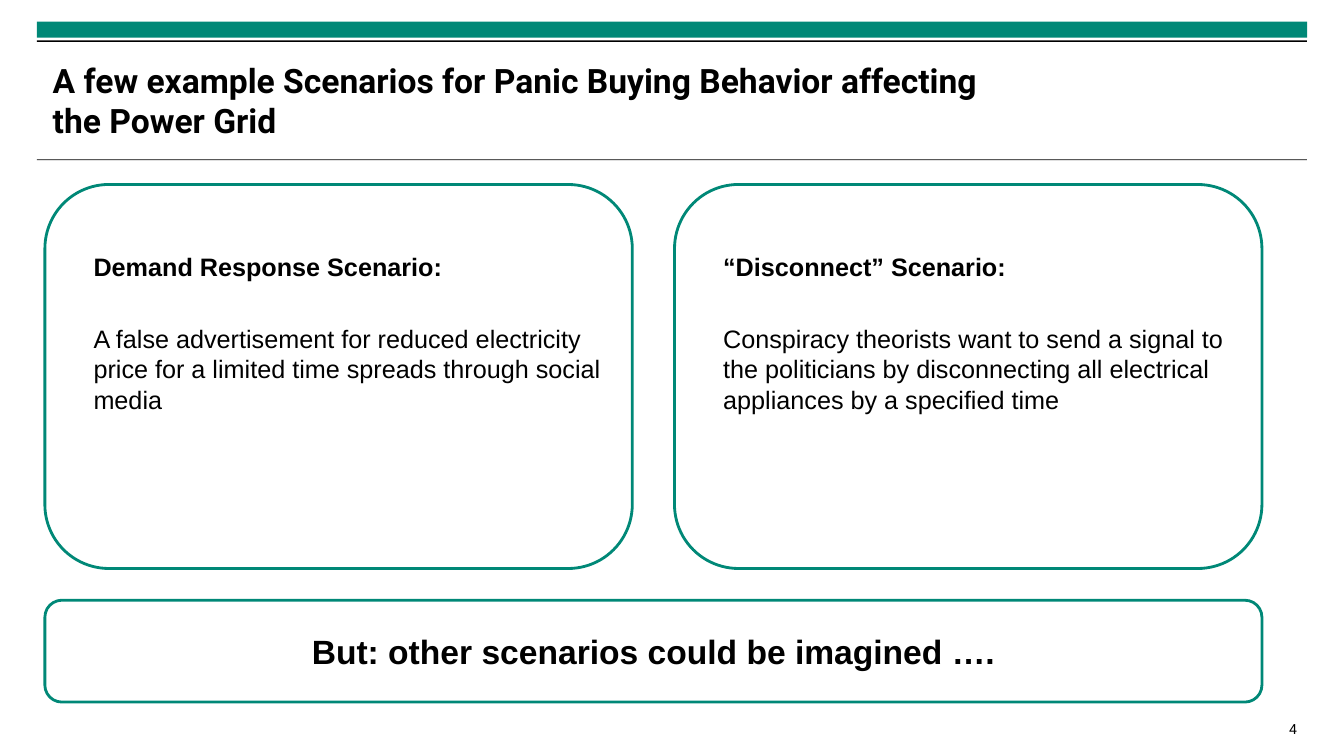
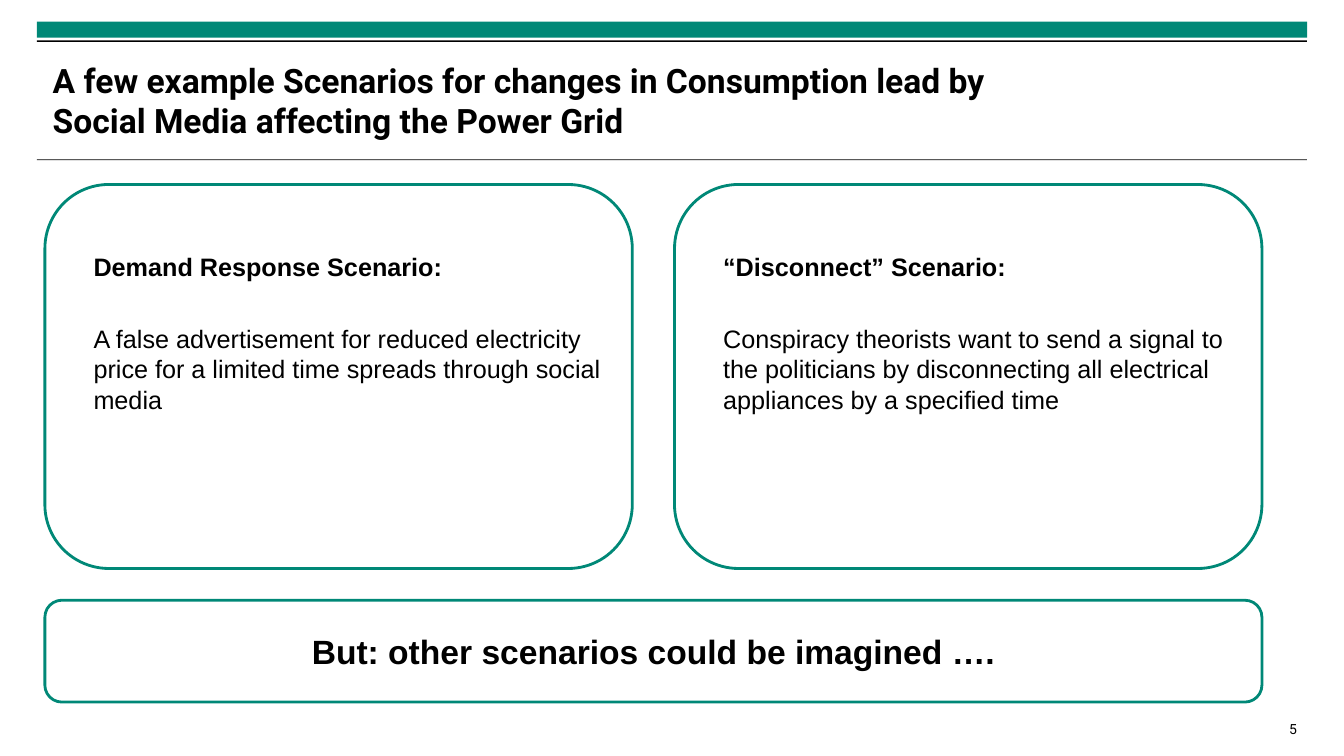
Before and after one commit to isabella-grieser/Modeling-and-Monitoring-Social-Media-Dynamics-to-predict-Electricity-Demand-Peaks, a slide deck: slide 5 of presentations/Zwischenpräsentation.pptx (slide 4 before the commit). Drawn at 1344x756 pixels with LibreOffice and Linux fonts; fonts in the diff are those of the drawing; background and template pictures are left out. Boxes give left, top, right and bottom in pixels: in the first picture for what was removed or moved away, otherwise in the second. Text is boxed around its words. In the diff, an @@ line names an element or a change of style, - is before the commit and + after.

```diff
--- a/presentations/Zwischenpräsentation.pptx
+++ b/presentations/Zwischenpräsentation.pptx
@@ title at [53, 67, 985, 140]: text changed @@
-A few example Scenarios for Panic Buying Behavior affecting the Power Grid
+A few example Scenarios for changes in Consumption lead by Social Media affecting the Power Grid
@@ page number at [1289, 724, 1297, 734]: text changed @@
-4
+5
```
Also in this commit, not shown: 11 other slides changed, 1 slide added, 9 other files.
